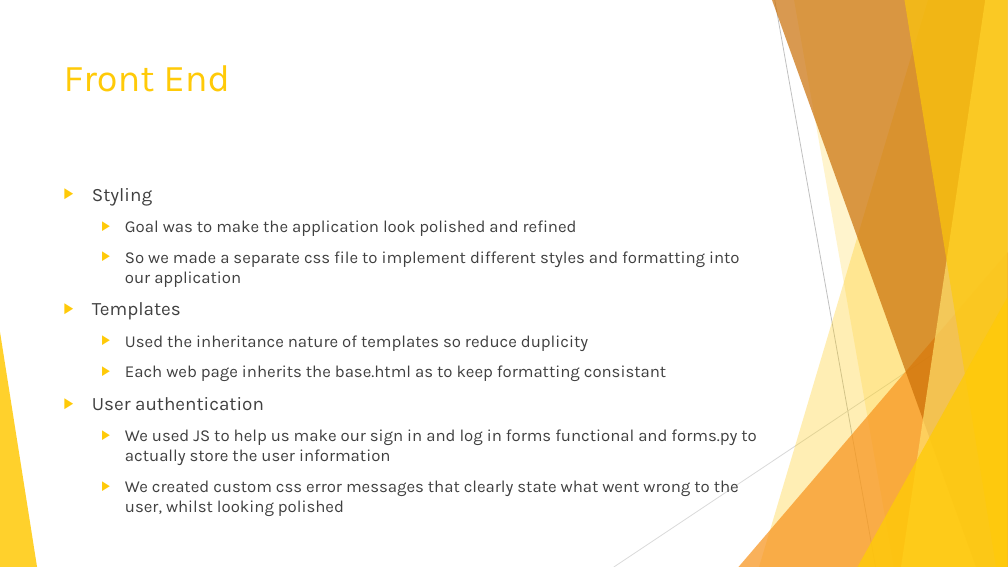
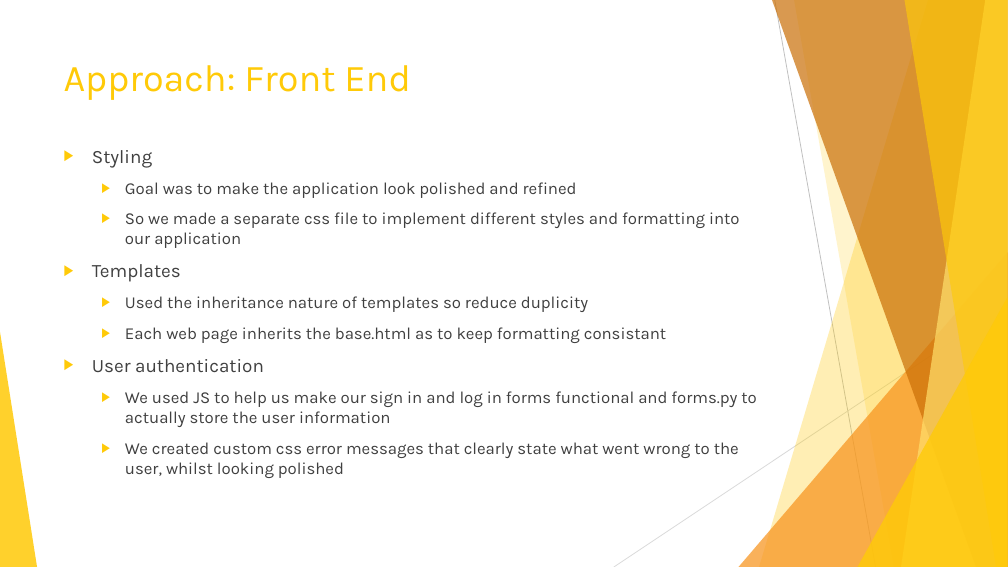
Before and after one commit to Ishitanarsiker/WAD2_GroupProject, a slide deck: slide 6 of Presentation.pptx (slide 5 before the commit). Drawn at 1008x567 pixels with LibreOffice and Linux fonts; fonts in the diff are those of the drawing. Boxes give left, top, right and bottom in pixels: in the first picture for what was removed or moved away, otherwise in the second. Text is boxed around its words. In the diff, an @@ line names an element or a change of style, - is before the commit and + after.

```diff
--- a/Presentation.pptx
+++ b/Presentation.pptx
@@ title at (x1=64, y1=65, x2=410, y2=100): text changed @@
-Front End
+Approach: Front End
@@ text "Styling" moved from (x1=92, y1=188, x2=756, y2=496) to (x1=92, y1=150, x2=756, y2=458) @@
```
Also in this commit, not shown: 3 other slides changed, 5 slides added, 2 slides removed.
